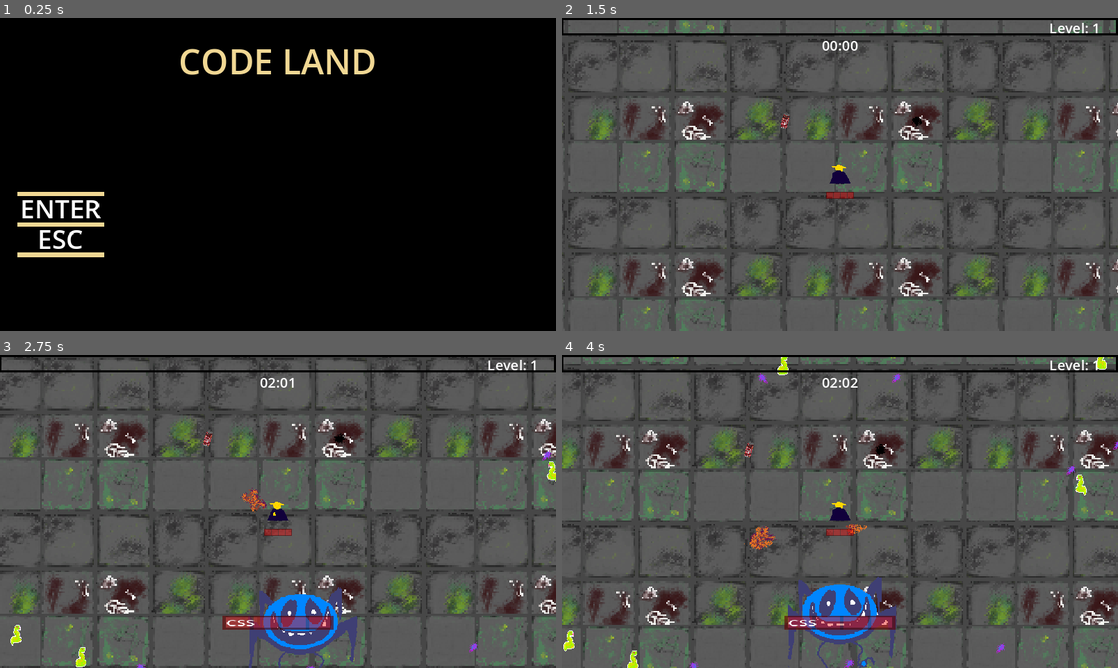
Above: before the commit, frames 1-4 (two rows, left to right).
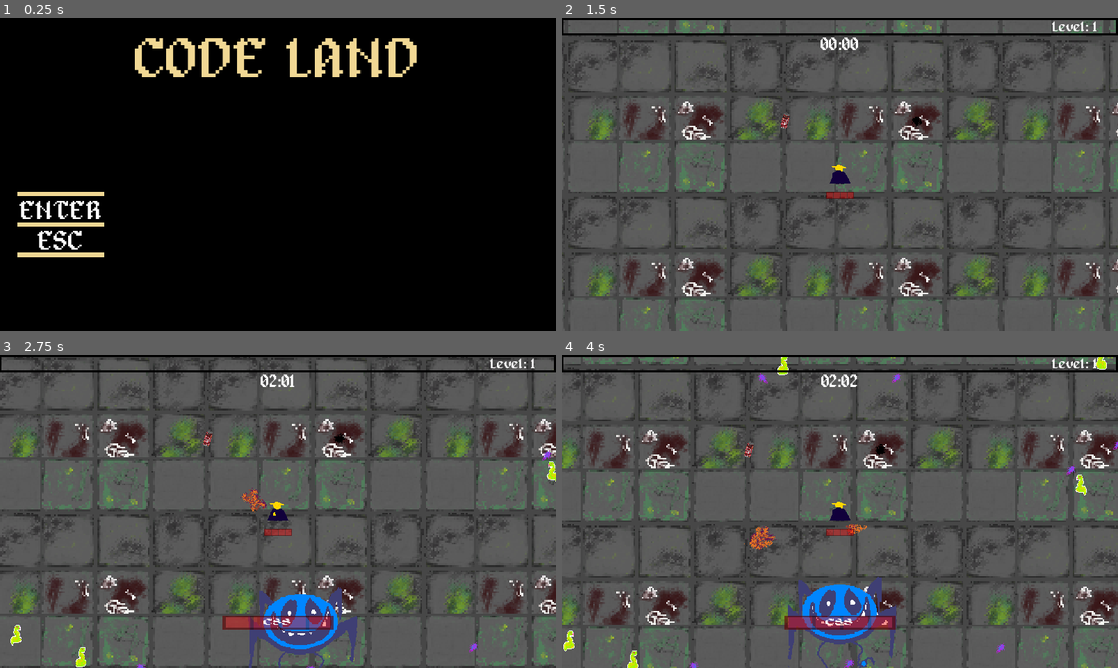
Above: after the commit, the same moments.

Repository: Jujubileuu/Code-Land
Game: Godot game, scene res://MenuScreen/menu.tscn
The game is run twice, just before and just after one commit, with the same random seed, the same clock (stepped at 60 frames per second) and the same inputs. Video files are missing from this copy of the repository; at most half a second of black plays in their place.
Inputs (mouse positions are in pixels of both pictures, inside the frame that each line leads up to):
- Up to frame 1 (0.25 s): no input
- Up to frame 2 (1.5 s): click "ENTER" at 0.5 s; move the mouse to (962, 158) at 1.27 s; hold D (right) from 1.28 s (still down); click (962, 158) at 1.35 s
- Up to frame 3 (2.75 s): move the mouse to (166, 527) at 2.02 s; release D (right) at 2.03 s; hold S (down) from 2.03 s (still down); click (166, 527) at 2.1 s
- Up to frame 4 (4 s): move the mouse to (895, 442) at 2.77 s; release S (down) at 2.78 s; hold D (right) 2.78-3.53 s; click (895, 442) at 2.85 s; move the mouse to (812, 574) at 3.52 s; hold W (up) from 3.53 s (still down); click (812, 574) at 3.6 s

The runs differ from the first frame. In frame 1, 3.7% of the frame differs, in the area x 3-75%, y 6-74%; in frame 2, 0.3%; in frame 3, 0.4%; in frame 4, 0.4%.

Commit message:
Font Change

Diff:
--- a/gametest/Jogador/jogador.tscn
+++ b/gametest/Jogador/jogador.tscn
@@ -9,6 +9,7 @@
 [ext_resource type="Texture2D" uid="uid://dx2vbyo26uyip" path="res://Texturas/GUI/health - Copia.png" id="7_t25b2"]
 [ext_resource type="PackedScene" path="res://Utilidade/basic_button.tscn" id="8_ajqeu"]
 [ext_resource type="Texture2D" uid="uid://cv0o8a1evnf6c" path="res://Texturas/gameover.png" id="8_li8jj"]
+[ext_resource type="FontFile" uid="uid://dixtrjkh5vey" path="res://Texturas/Fonts/alagard.ttf" id="8_qjd6n"]
 
 [sub_resource type="CapsuleShape2D" id="CapsuleShape2D_378vh"]
 radius = 45.0
@@ -219,6 +220,7 @@
 offset_left = 540.0
 offset_right = 640.0
 offset_bottom = 23.0
+theme_override_fonts/font = ExtResource("8_qjd6n")
 text = "Level: 1"
 horizontal_alignment = 1
 vertical_alignment = 1
@@ -255,7 +257,9 @@
 offset_right = 101.0
 offset_bottom = 27.0
 scale = Vector2(0.3, 0.3)
+theme_override_fonts/font = ExtResource("8_qjd6n")
 text = "BOSS"
+horizontal_alignment = 1
 vertical_alignment = 1
 
 [node name="LevelUp" type="Panel" parent="GUILayer/GUI"]
@@ -272,6 +276,8 @@
 layout_mode = 0
 offset_right = 200.0
 offset_bottom = 50.0
+theme_override_fonts/font = ExtResource("8_qjd6n")
+theme_override_font_sizes/font_size = 18
 text = "LEVEL UP!"
 horizontal_alignment = 1
 vertical_alignment = 1
@@ -308,6 +314,7 @@
 offset_top = 35.0
 offset_right = 640.0
 offset_bottom = 85.0
+theme_override_fonts/font = ExtResource("8_qjd6n")
 theme_override_font_sizes/font_size = 30
 text = "RESULTADO"
 horizontal_alignment = 1
@@ -326,6 +333,7 @@
 offset_right = 360.0
 offset_bottom = 211.0
 theme_override_colors/font_hover_color = Color(1, 1, 1, 0.607843)
+theme_override_fonts/font = ExtResource("8_qjd6n")
 theme_override_styles/focus = SubResource("StyleBoxEmpty_0j7do")
 theme_override_styles/hover = SubResource("StyleBoxEmpty_rrif1")
 theme_override_styles/pressed = SubResource("StyleBoxEmpty_w1l3k")
@@ -339,6 +347,8 @@
 offset_top = 20.0
 offset_right = 360.0
 offset_bottom = 44.0
+theme_override_fonts/font = ExtResource("8_qjd6n")
+theme_override_font_sizes/font_size = 20
 text = "00:00"
 horizontal_alignment = 1
 vertical_alignment = 1
--- a/gametest/MenuScreen/menu.tscn
+++ b/gametest/MenuScreen/menu.tscn
@@ -1,8 +1,9 @@
-[gd_scene load_steps=8 format=3 uid="uid://dg0q5232s6edv"]
+[gd_scene load_steps=9 format=3 uid="uid://dg0q5232s6edv"]
 
 [ext_resource type="PackedScene" path="res://Utilidade/basic_button.tscn" id="1_kgq80"]
 [ext_resource type="Script" path="res://MenuScreen/menu.gd" id="1_s3j26"]
 [ext_resource type="VideoStream" path="res://Texturas/menu.ogv" id="2_d5dep"]
+[ext_resource type="FontFile" uid="uid://dixtrjkh5vey" path="res://Texturas/Fonts/alagard.ttf" id="3_gfjot"]
 
 [sub_resource type="StyleBoxEmpty" id="StyleBoxEmpty_un1pk"]
 
@@ -60,7 +61,8 @@
 offset_bottom = 100.0
 theme_override_colors/font_color = Color(0.945098, 0.847059, 0.580392, 1)
 theme_override_constants/outline_size = 5
-theme_override_font_sizes/font_size = 40
+theme_override_fonts/font = ExtResource("3_gfjot")
+theme_override_font_sizes/font_size = 65
 text = "CODE LAND"
 horizontal_alignment = 1
 vertical_alignment = 1
@@ -68,13 +70,14 @@
 [node name="btn_play" parent="." instance=ExtResource("1_kgq80")]
 layout_mode = 0
 offset_left = 10.0
-offset_top = 194.0
+offset_top = 198.0
 offset_right = 130.0
-offset_bottom = 244.0
+offset_bottom = 248.0
 theme_type_variation = &"FlatButton"
 theme_override_colors/font_hover_color = Color(0.945098, 0.847059, 0.580392, 1)
 theme_override_colors/font_color = Color(1, 1, 1, 1)
 theme_override_colors/icon_pressed_color = Color(0.945098, 0.847059, 0.580392, 1)
+theme_override_fonts/font = ExtResource("3_gfjot")
 theme_override_font_sizes/font_size = 30
 theme_override_styles/focus = SubResource("StyleBoxEmpty_un1pk")
 theme_override_styles/pressed = SubResource("StyleBoxEmpty_5iauv")
@@ -83,13 +86,14 @@
 [node name="btn_exit" parent="." instance=ExtResource("1_kgq80")]
 layout_mode = 0
 offset_left = 10.0
-offset_top = 229.0
+offset_top = 233.0
 offset_right = 130.0
-offset_bottom = 279.0
+offset_bottom = 283.0
 theme_type_variation = &"FlatButton"
 theme_override_colors/font_hover_color = Color(0.945098, 0.847059, 0.580392, 1)
 theme_override_colors/font_color = Color(1, 1, 1, 1)
 theme_override_colors/icon_pressed_color = Color(0.945098, 0.847059, 0.580392, 1)
+theme_override_fonts/font = ExtResource("3_gfjot")
 theme_override_font_sizes/font_size = 30
 theme_override_styles/focus = SubResource("StyleBoxEmpty_6rou1")
 theme_override_styles/pressed = SubResource("StyleBoxEmpty_qkipy")
--- a/gametest/Utilidade/item_option.tscn
+++ b/gametest/Utilidade/item_option.tscn
@@ -1,7 +1,8 @@
-[gd_scene load_steps=3 format=3 uid="uid://ogjo7je6sqni"]
+[gd_scene load_steps=4 format=3 uid="uid://ogjo7je6sqni"]
 
 [ext_resource type="Script" path="res://Utilidade/item_option.gd" id="1_wepp7"]
 [ext_resource type="Texture2D" uid="uid://db3q8fabhhygc" path="res://Texturas/Items/Upgrades/regenLife.png" id="2_4tx63"]
+[ext_resource type="FontFile" uid="uid://dixtrjkh5vey" path="res://Texturas/Fonts/alagard.ttf" id="3_wy0l1"]
 
 [node name="ItemOption" type="ColorRect"]
 custom_minimum_size = Vector2(180, 60)
@@ -33,7 +34,8 @@
 offset_top = 2.0
 offset_right = 86.0
 offset_bottom = 25.0
-theme_override_font_sizes/font_size = 12
+theme_override_fonts/font = ExtResource("3_wy0l1")
+theme_override_font_sizes/font_size = 14
 text = "Nome"
 vertical_alignment = 1
 
@@ -43,7 +45,8 @@
 offset_top = 27.0
 offset_right = 167.0
 offset_bottom = 48.0
-theme_override_font_sizes/font_size = 8
+theme_override_fonts/font = ExtResource("3_wy0l1")
+theme_override_font_sizes/font_size = 10
 text = "Description of Item"
 autowrap_mode = 3
 
@@ -53,8 +56,11 @@
 offset_top = 3.0
 offset_right = 174.0
 offset_bottom = 26.0
-theme_override_font_sizes/font_size = 12
+theme_override_fonts/font = ExtResource("3_wy0l1")
+theme_override_font_sizes/font_size = 13
 text = "Level: 1"
+horizontal_alignment = 1
+vertical_alignment = 1
 
 [connection signal="mouse_entered" from="." to="." method="_on_mouse_entered"]
 [connection signal="mouse_exited" from="." to="." method="_on_mouse_exited"]
Not shown: 1 places in gametest/Jogador/jogador.tscn that only renumber resources
Binary file added: gametest/Texturas/Fonts/alagard.ttf
Not shown, added: gametest/Texturas/Fonts/alagard.ttf.import
